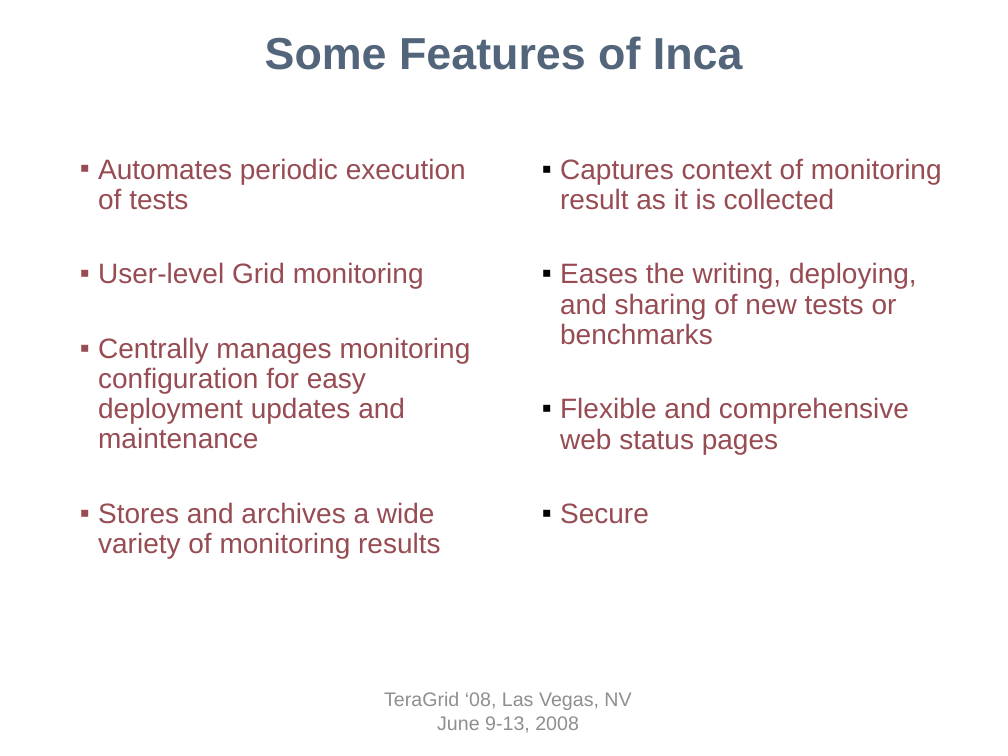
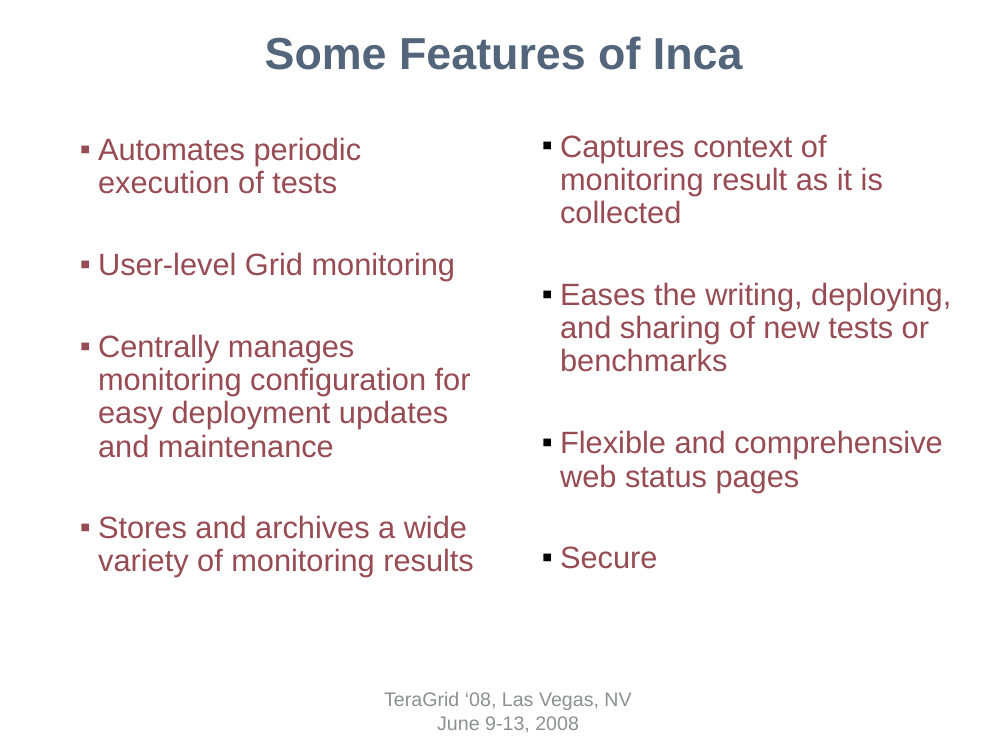
Before and after one commit to IncaProject/inca-xsede, a slide deck: slide 5 of talks/tg08/inca-tg08.ppt. Drawn at 1008x756 pixels with LibreOffice and Linux fonts; fonts in the diff are those of the drawing; background and template pictures are left out. Boxes give left, top, right and bottom in pixels: in the first picture for what was removed or moved away, otherwise in the second. Text is boxed around its words. In the diff, an @@ line names an element or a change of style, - is before the commit and + after.

```diff
--- a/talks/tg08/inca-tg08.ppt
+++ b/talks/tg08/inca-tg08.ppt
@@ text "Automates periodic execution of tests": place and size @@
-text "Automates periodic execution of tests" at box(98, 158, 471, 558)
+text "Automates periodic execution of tests" at box(98, 137, 474, 577)
@@ text "Automates periodic execution of tests" at box(98, 137, 474, 577): size 20 to 22 pt @@
@@ text "Captures context of monitoring result ...": place and size @@
-text "Captures context of monitoring result ..." at box(560, 158, 942, 524)
+text "Captures context of monitoring result ..." at box(560, 134, 951, 569)
@@ text "Captures context of monitoring result ..." at box(560, 134, 951, 569): size 20 to 22 pt @@
```
Also in this commit, not shown: 5 other slides changed, 3 slides added, 8 slides removed.
